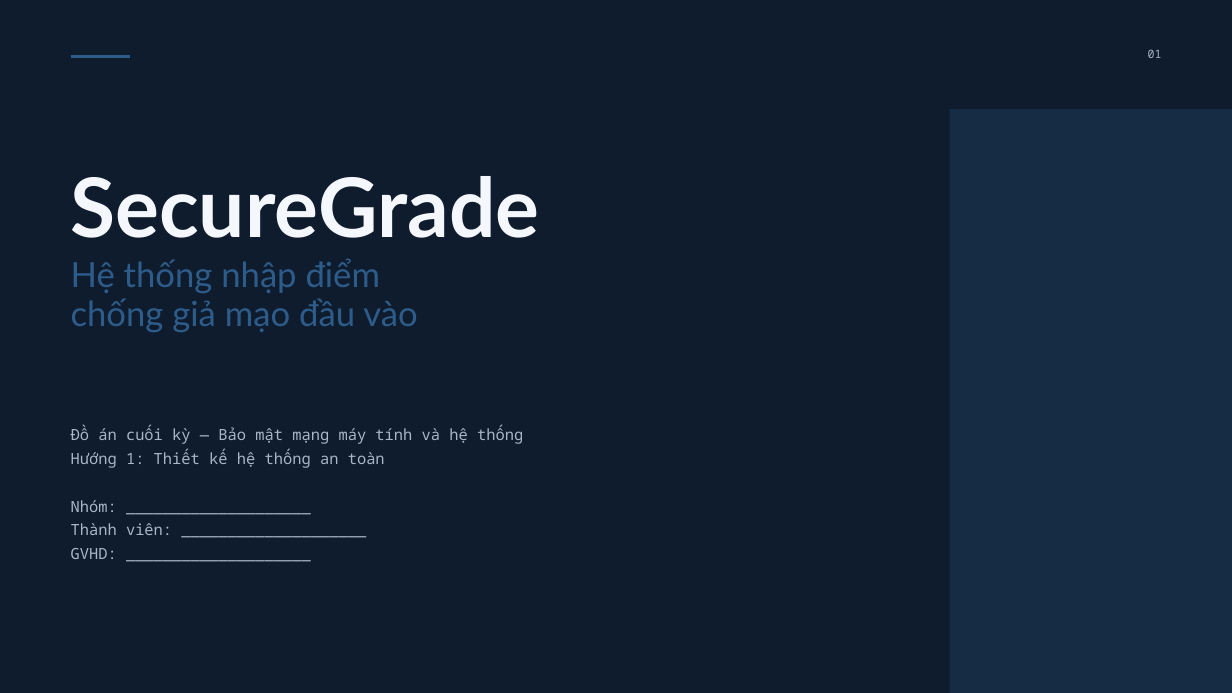
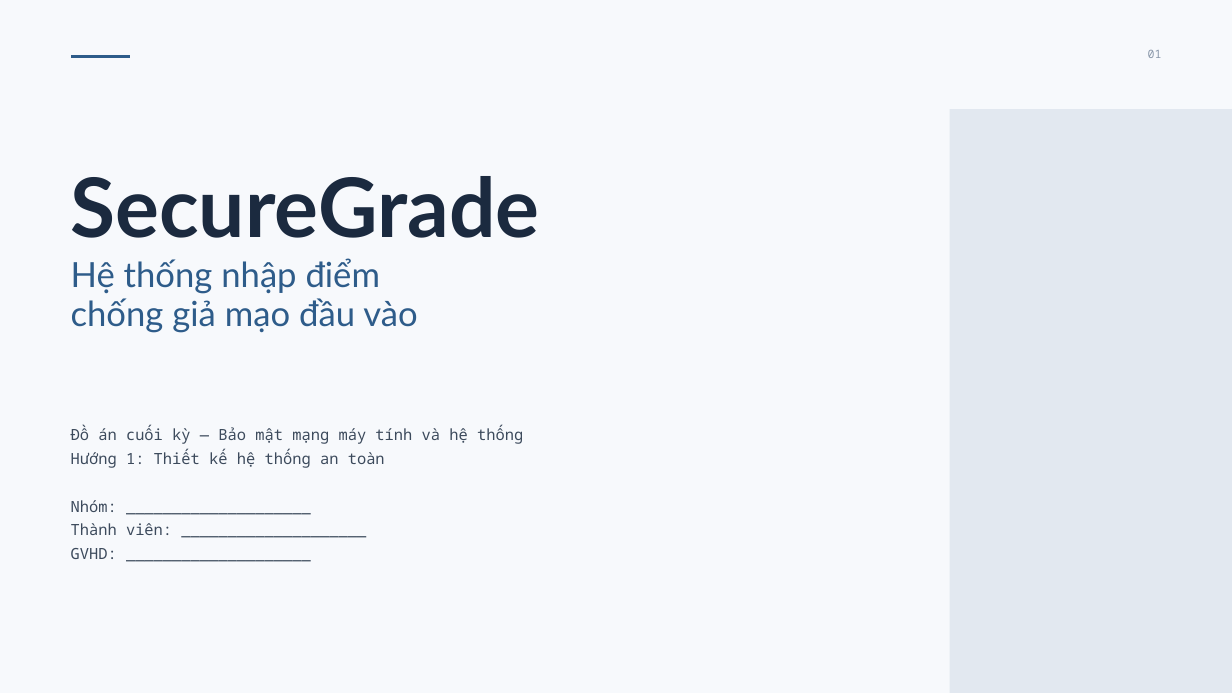
Before and after one commit to mctrunghieu2004-oss/BaoMatAnhNinhMang, a slide deck: slide 1 of docs/SLIDE.pptx. Drawn at 1232x693 pixels with LibreOffice and Linux fonts; fonts in the diff are those of the drawing. Boxes give left, top, right and bottom in pixels: in the first picture for what was removed or moved away, otherwise in the second. Text is boxed around its words. In the diff, an @@ line names an element or a change of style, - is before the commit and + after.

```diff
--- a/docs/SLIDE.pptx
+++ b/docs/SLIDE.pptx
@@ background #0F1C2E to #F7F9FC @@
@@ text "01" at (1148,50,1162,58): text colour #AAB6C6 to #8A98AA @@
@@ freeform shape at (950,109,1232,693): fill #2E5C8A at 24% opacity to #2E5C8A at 10% opacity @@
@@ text "SecureGrade" at (71,176,540,238): text colour #F4F7FB to #1B2A3F @@
@@ text "Đồ án cuối kỳ — ..." at (71,426,523,559): text colour #AAB6C6 to #3C4A5C @@
```
Also in this commit, not shown: 11 other slides changed.
